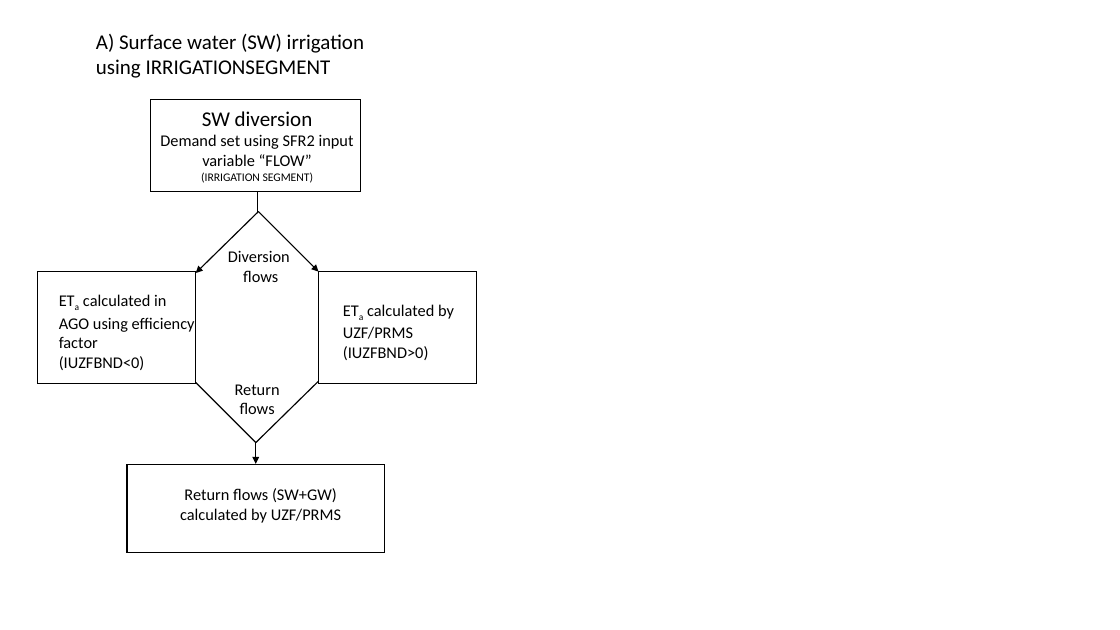
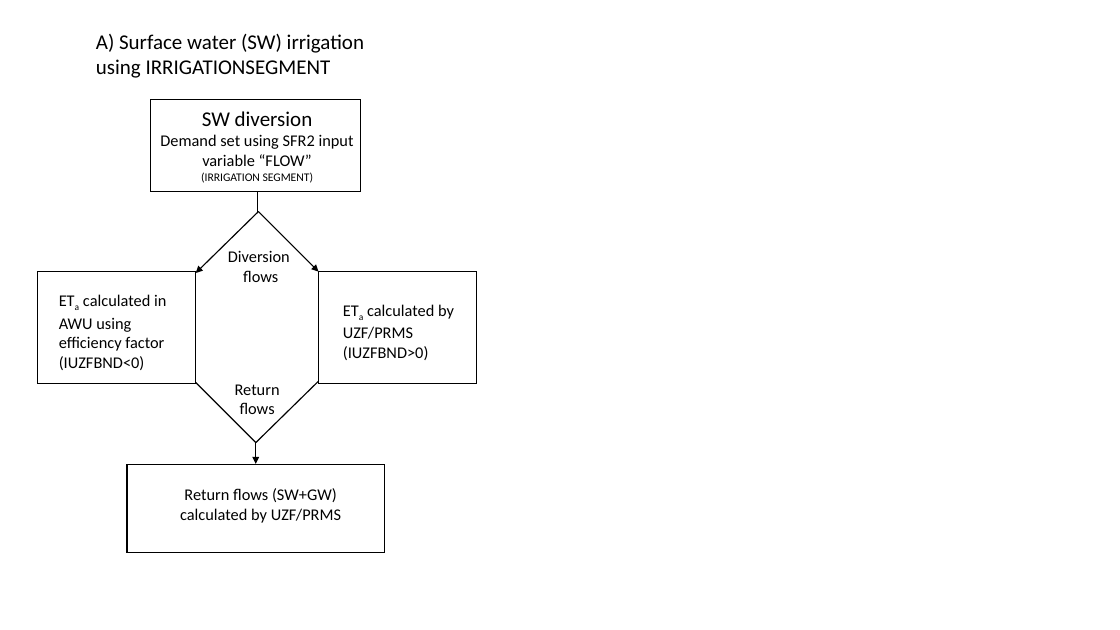
Before and after one commit to rniswon/mfnwt, a slide deck: slide 2 of Examples/AgWaterUse/Options.pptx (slide 1 before the commit). Drawn at 1120x630 pixels with LibreOffice and Linux fonts; fonts in the diff are those of the drawing. Boxes give left, top, right and bottom in pixels: in the first picture for what was removed or moved away, otherwise in the second. Text is boxed around its words. In the diff, an @@ line names an element or a change of style, - is before the commit and + after.

```diff
--- a/Examples/AgWaterUse/Options.pptx
+++ b/Examples/AgWaterUse/Options.pptx
@@ text at (x1=59, y1=294, x2=166, y2=351): text changed @@
-ETa calculated in AGO using efficiency factor
+ETa calculated in AWU using efficiency factor
```
Also in this commit, not shown: 1 slide added, 5 other files.
